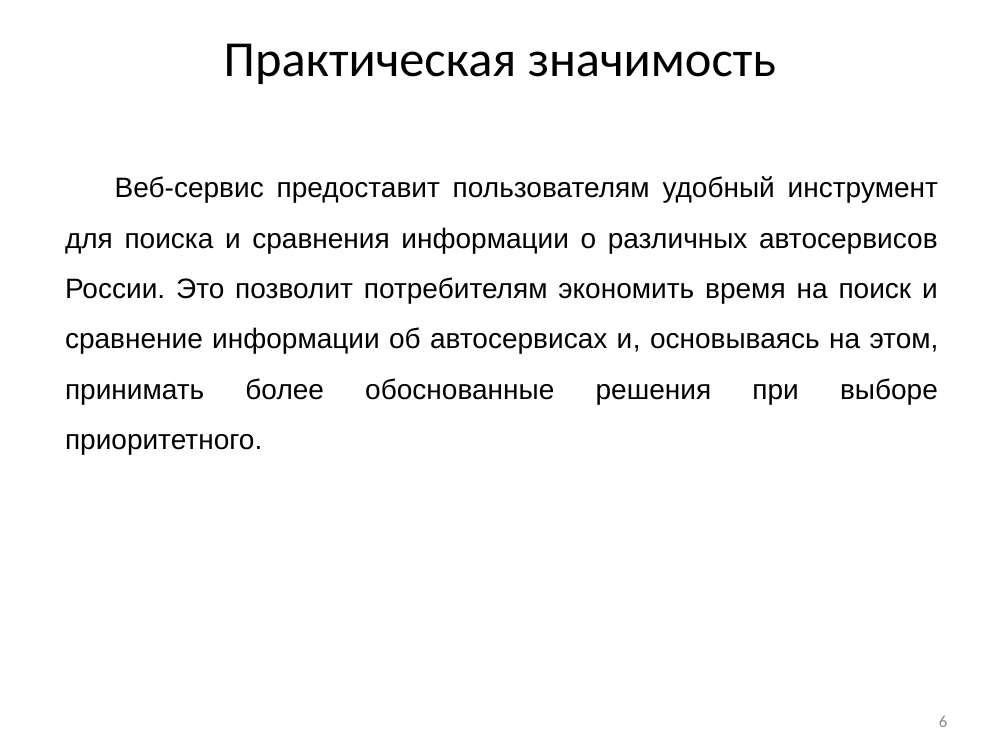
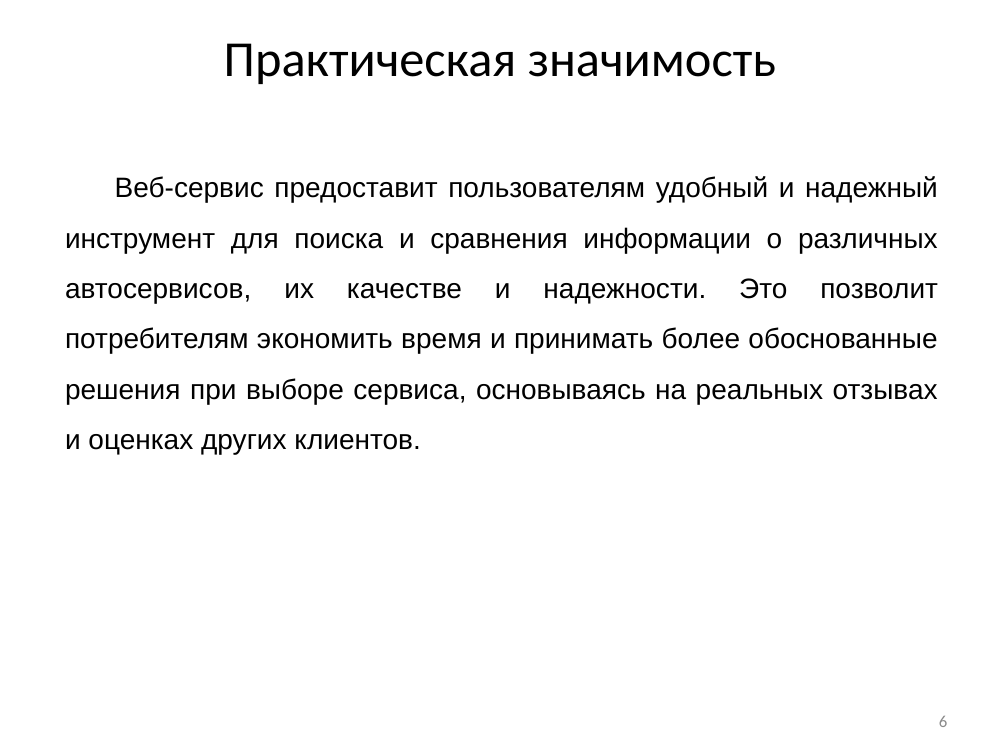
Before and after one commit to vadimgilka/-arRatingWebsite, a slide deck: slide 6 of Documentation/My documentation/Predzashita_Gailevich.pptx. Drawn at 1008x756 pixels with LibreOffice and Linux fonts; fonts in the diff are those of the drawing. Boxes give left, top, right and bottom in pixels: in the first picture for what was removed or moved away, otherwise in the second. Text is boxed around its words. In the diff, an @@ line names an element or a change of style, - is before the commit and + after.

```diff
--- a/Documentation/My documentation/Predzashita_Gailevich.pptx
+++ b/Documentation/My documentation/Predzashita_Gailevich.pptx
@@ subtitle at box(65, 176, 938, 454): text changed @@
-Веб-сервис предоставит пользователям удобный инструмент для поиска и сравнения информации о различных автосервисов России. Это позволит потребителям экономить время на поиск и сравнение информации об автосервисах и, основываясь на этом, принимать более обоснованные решения при выборе приоритетного.
+Веб-сервис предоставит пользователям удобный и надежный инструмент для поиска и сравнения информации о различных автосервисов, их качестве и надежности. Это позволит потребителям экономить время и принимать более обоснованные решения при выборе сервиса, основываясь на реальных отзывах и оценках других клиентов.
```
Also in this commit, not shown: 4 other slides changed, 2 slides added.
